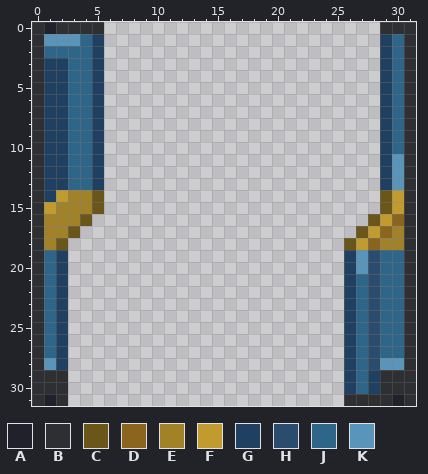
Pixel-art sprite: Resources/Textures/Structures/Doors/Airlocks/Standard/blueshield.rsi/open.png. The first picture shows the starting point.
The file is 32x32 pixels. Colours within 5 levels of each other are drawn and written as one.
Palette (. is transparent): A #20212a  B #2e2f33  C #6b5619  D #8b651d  E #a28226  F #c19b2d  G #204062  H #2a4c6e  J #2e668a  K #5995ba
And afterwards:
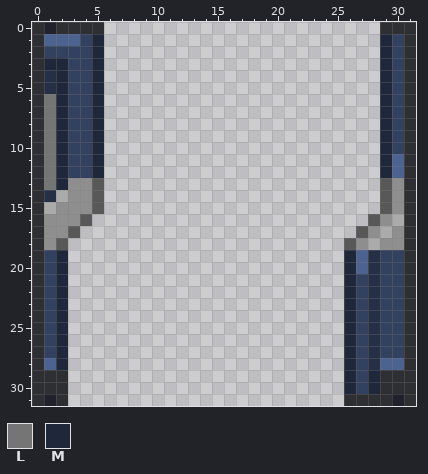
Colours new in this view: L #757575  M #1f283b
The edit:
@@ palette @@
-C #6b5619
+C #585858
-D #8b651d
+D #ababab
-E #a28226
+E #8e8e8e
-H #2a4c6e
+H #253047
-J #2e668a
+J #324160
-K #5995ba
+K #4c6392
@@ x 0..31 @@
  0 BABBBB.......................BBB
- 1 BKKKJG.......................GJB
- 2 BJJJJG.......................GJB
- 3 BGGJJG.......................GJB
- 4 BGGJJG.......................GJB
- 5 BGGJJG.......................GJB
- 6 BGGJJG.......................GJB
- 7 BGGJJG.......................GJB
- 8 BGGJJG.......................GJB
- 9 BGGJJG.......................GJB
-10 BGGJJG.......................GJB
-11 BGGJJG.......................GKB
-12 BGGJJG.......................GKB
-13 BGGJJG.......................GKB
-14 BGFEEC.......................CFB
-15 BFEEEC.......................CFB
-16 BEEEC.......................CFDB
-17 BEEC.......................CFDEB
-18 BEC.......................CFDEEB
-19 BJG.......................GKHJJB
-20 BJG.......................GKHJJB
-21 BJG.......................GJHJJB
-22 BJG.......................GJHJJB
-23 BJG.......................GJHJJB
-24 BJG.......................GJHJJB
-25 BJG.......................GJHJJB
-26 BJG.......................GJHJJB
-27 BJG.......................GJHJJB
-28 BKG.......................GJHKKB
-29 BBB.......................GJGBBB
-30 BBB.......................GJGBBB
+ 1 BKKKJM.......................MJB
+ 2 BJJJJM.......................MJB
+ 3 BMMJJM.......................MJB
+ 4 BHMJJM.......................MJB
+ 5 BHMJJM.......................MJB
+ 6 BLMJJM.......................MJB
+ 7 BLMJJM.......................MJB
+ 8 BLMJJM.......................MJB
+ 9 BLMJJM.......................MJB
+10 BLMJJM.......................MJB
+11 BLMJJM.......................MKB
+12 BLMJJM.......................MKB
+13 BLMEEC.......................CEB
+14 BHDEEC.......................CEB
+15 BDEEEC.......................CEB
+16 BEEEC.......................CEDB
+17 BEEC.......................CEDEB
+18 BEC.......................CEDEEB
+19 BJM.......................MKHJJB
+20 BJM.......................MKHJJB
+21 BJM.......................MJHJJB
+22 BJM.......................MJHJJB
+23 BJM.......................MJHJJB
+24 BJM.......................MJHJJB
+25 BJM.......................MJHJJB
+26 BJM.......................MJHJJB
+27 BJM.......................MJHJJB
+28 BKM.......................MJHKKB
+29 BBB.......................MJMBBB
+30 BBB.......................MJMBBB
 31 BAB.......................BBBBAB
Where, in picture pixels (left, top, right, bottom), the same in both pictures:
changed: (44, 34, 104, 370)
changed: (344, 34, 404, 394)
